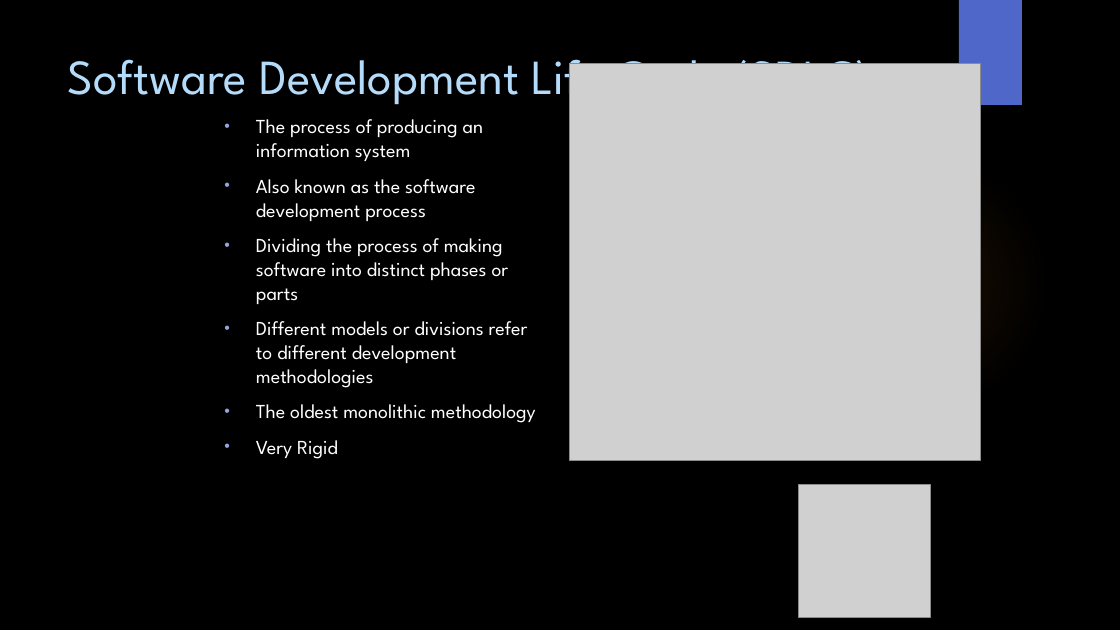
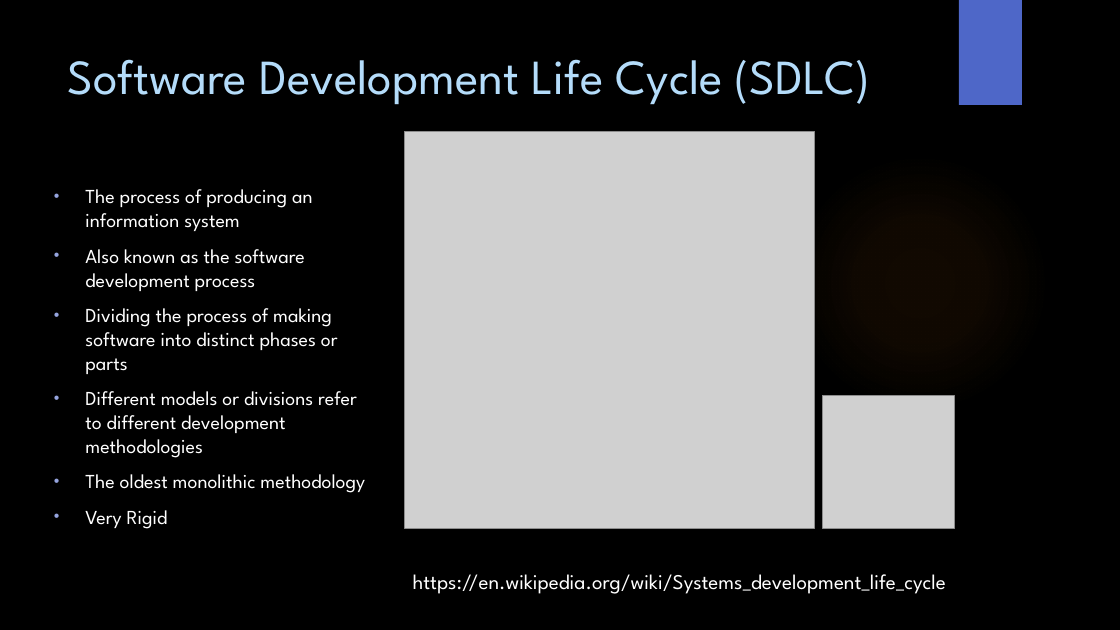
Before and after one commit to WitsSoftDev/SoftDev2016, a slide deck: slide 3 of Session 2/Softdev Session 2 2016.pptx. Drawn at 1120x630 pixels with LibreOffice and Linux fonts; fonts in the diff are those of the drawing; grey boxes stand for pictures; background and template pictures are left out. Boxes give left, top, right and bottom in pixels: in the first picture for what was removed or moved away, otherwise in the second. Text is boxed around its words. In the diff, an @@ line names an element or a change of style, - is before the commit and + after.

```diff
--- a/Session 2/Softdev Session 2 2016.pptx
+++ b/Session 2/Softdev Session 2 2016.pptx
@@ picture: place and size @@
-picture at box(570, 64, 980, 460)
+picture at box(404, 131, 814, 528)
@@ text "The process of producing an ...": place and size @@
-text "The process of producing an ..." at box(256, 119, 536, 423)
+text "The process of producing an ..." at box(85, 189, 365, 493)
@@ picture: place and size @@
-picture at box(798, 485, 930, 617)
+picture at box(823, 396, 954, 528)
@@ text added at box(413, 574, 946, 594), 18 pt, text #FFFFFF @@
+https://en.wikipedia.org/wiki/Systems_development_life_cycle
```
Also in this commit, not shown: 12 other slides changed, 6 slides added.
